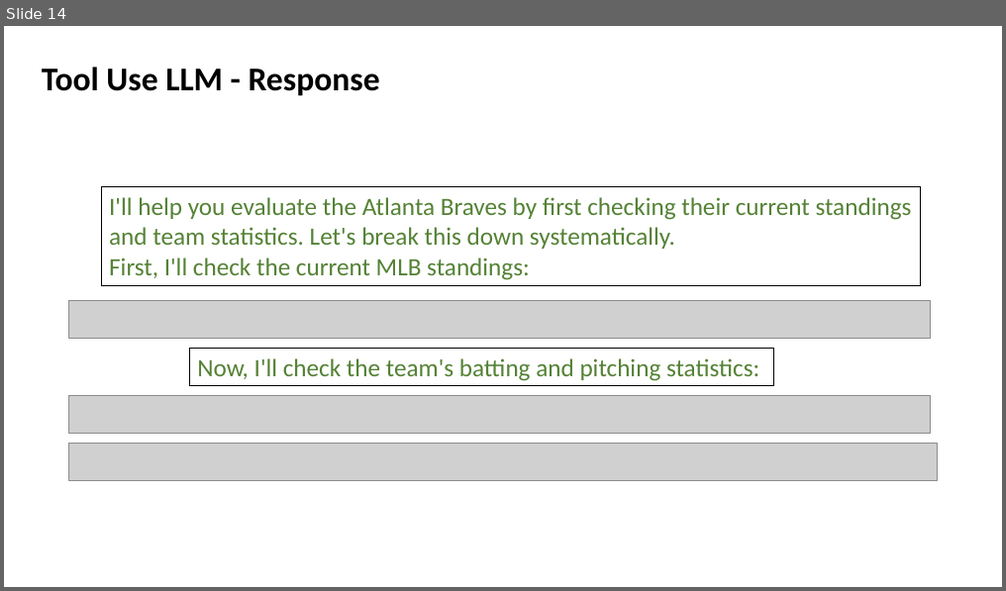
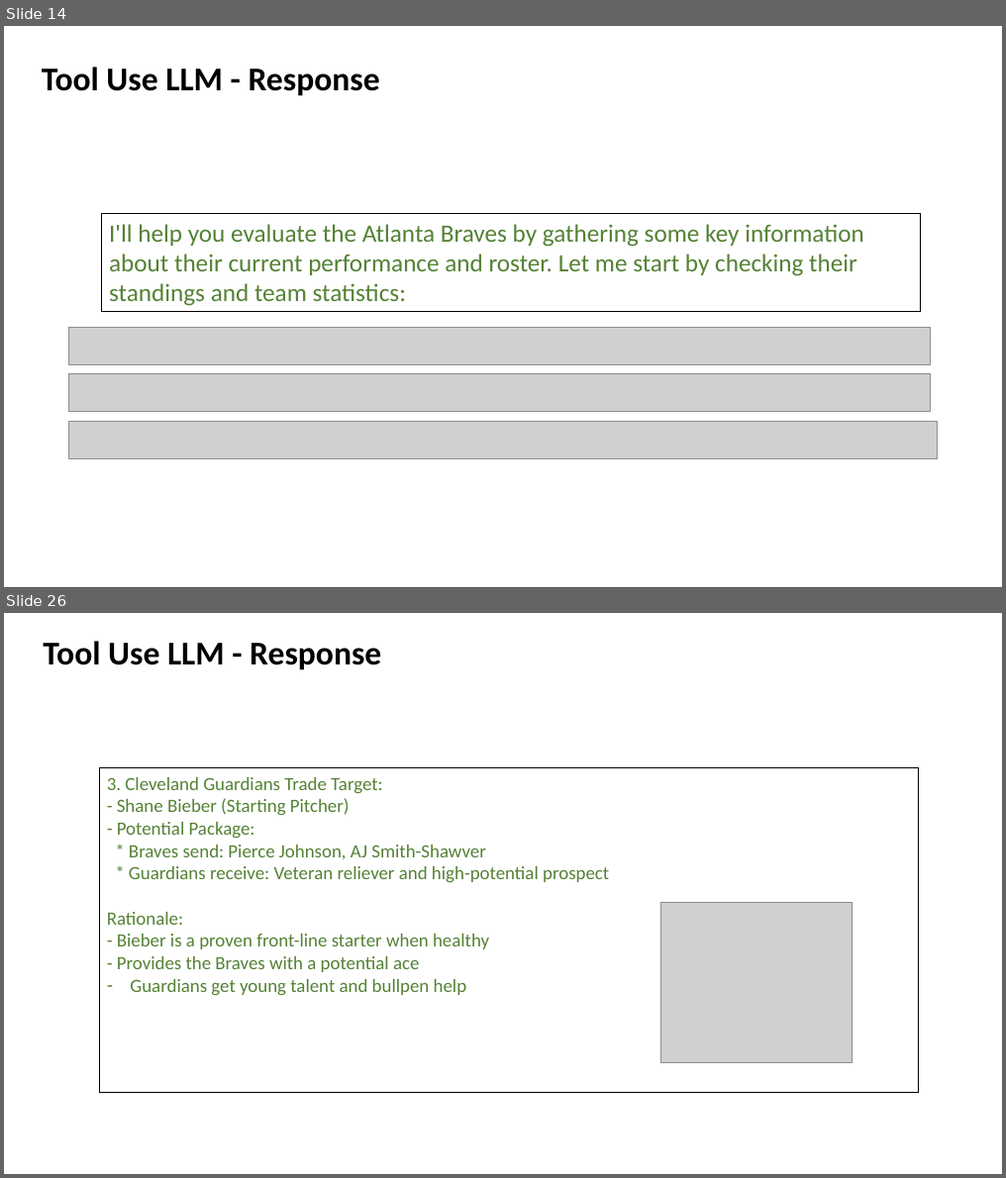
Before and after one commit to jpowersbaseball/mlbchat, a slide deck: docs/trade_deadline.pptx. Shown one above the other, each under a label of ours: slide 14 before the commit, slides 14 and 26 after it; the slides between them are not shown. The pictures are 1006x591 and 1006x1178 pixels, drawn with LibreOffice and Linux fonts; fonts in the diff are those of the drawing; grey boxes stand for pictures. Boxes give left, top, right and bottom in pixels: in the first picture for what was removed or moved away, otherwise in the second. Text is boxed around its words. In the diff, an @@ line names an element or a change of style, - is before the commit and + after.

```diff
--- a/docs/trade_deadline.pptx
+++ b/docs/trade_deadline.pptx
@@ slide 26 added at [4, 613, 1002, 1174], background #FFFFFF @@
@@ title added at [43, 641, 381, 670], 32 pt, text #000000, bold @@
+Tool Use LLM - Response
@@ rectangle added at [99, 768, 918, 1093], outline #000000 0.75 pt, 18 pt, text #548235 @@
+3. Cleveland Guardians Trade Target:
+- Shane Bieber (Starting Pitcher)
+- Potential Package:
+* Braves send: Pierce Johnson, AJ Smith-Shawver
+* Guardians receive: Veteran reliever and high-potential prospect
+Rationale:
+- Bieber is a proven front-line starter when healthy
+- Provides the Braves with a potential ace
+– Guardians get young talent and bullpen help
@@ picture added at [661, 902, 852, 1062] @@
@@ slide 14 changed as well @@
@@ rectangle "I'll help you evaluate the ...": place and size @@
-rectangle "I'll help you evaluate the ..." at [102, 187, 921, 285]
+rectangle "I'll help you evaluate the ..." at [102, 214, 921, 312]
@@ text in rectangle at [109, 224, 864, 306]: text changed @@
-I'll help you evaluate the Atlanta Braves by first checking their current standings and team statistics. Let's break this down systematically.
-First, I'll check the current MLB standings:
+I'll help you evaluate the Atlanta Braves by gathering some key information about their current performance and roster. Let me start by checking their standings and team statistics:
@@ picture: place and size @@
-picture at [69, 301, 931, 339]
+picture at [69, 328, 931, 366]
@@ rectangle removed at [190, 349, 773, 386] @@
-Now, I'll check the team's batting and pitching statistics:
@@ picture: place and size @@
-picture at [69, 395, 931, 433]
+picture at [69, 373, 931, 411]
@@ picture: place and size @@
-picture at [69, 444, 938, 481]
+picture at [69, 422, 938, 460]
```
Also in this commit, not shown: 4 other slides changed, 9 other slides added, 10 slides removed, 5 other files.
